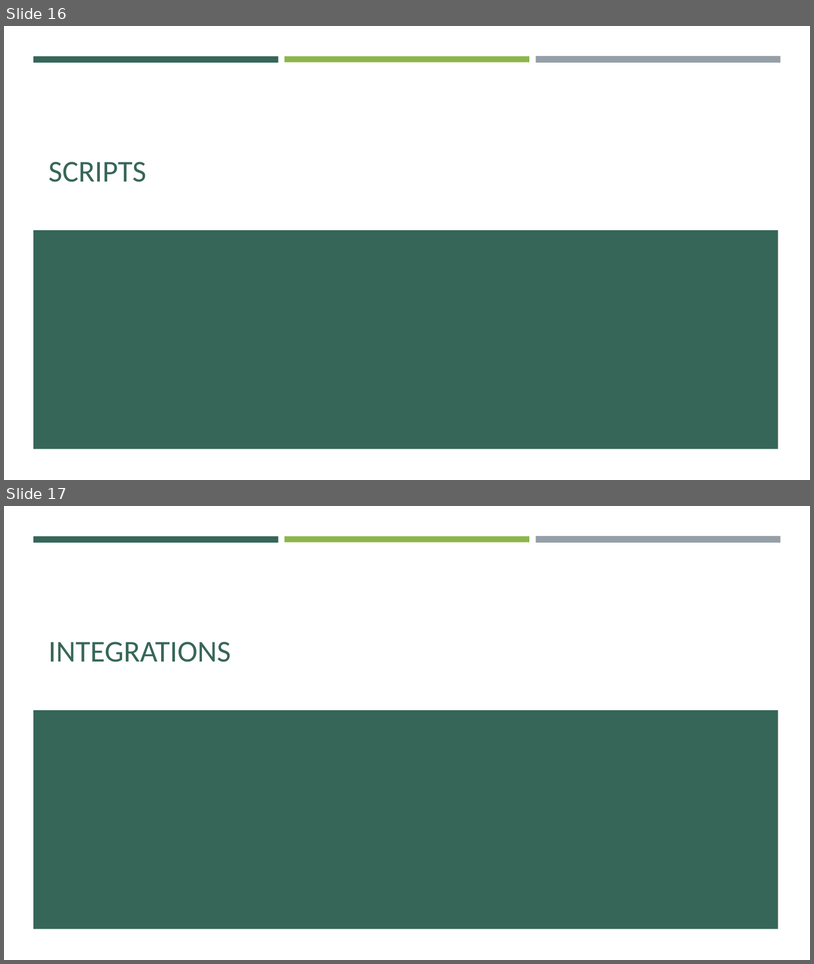
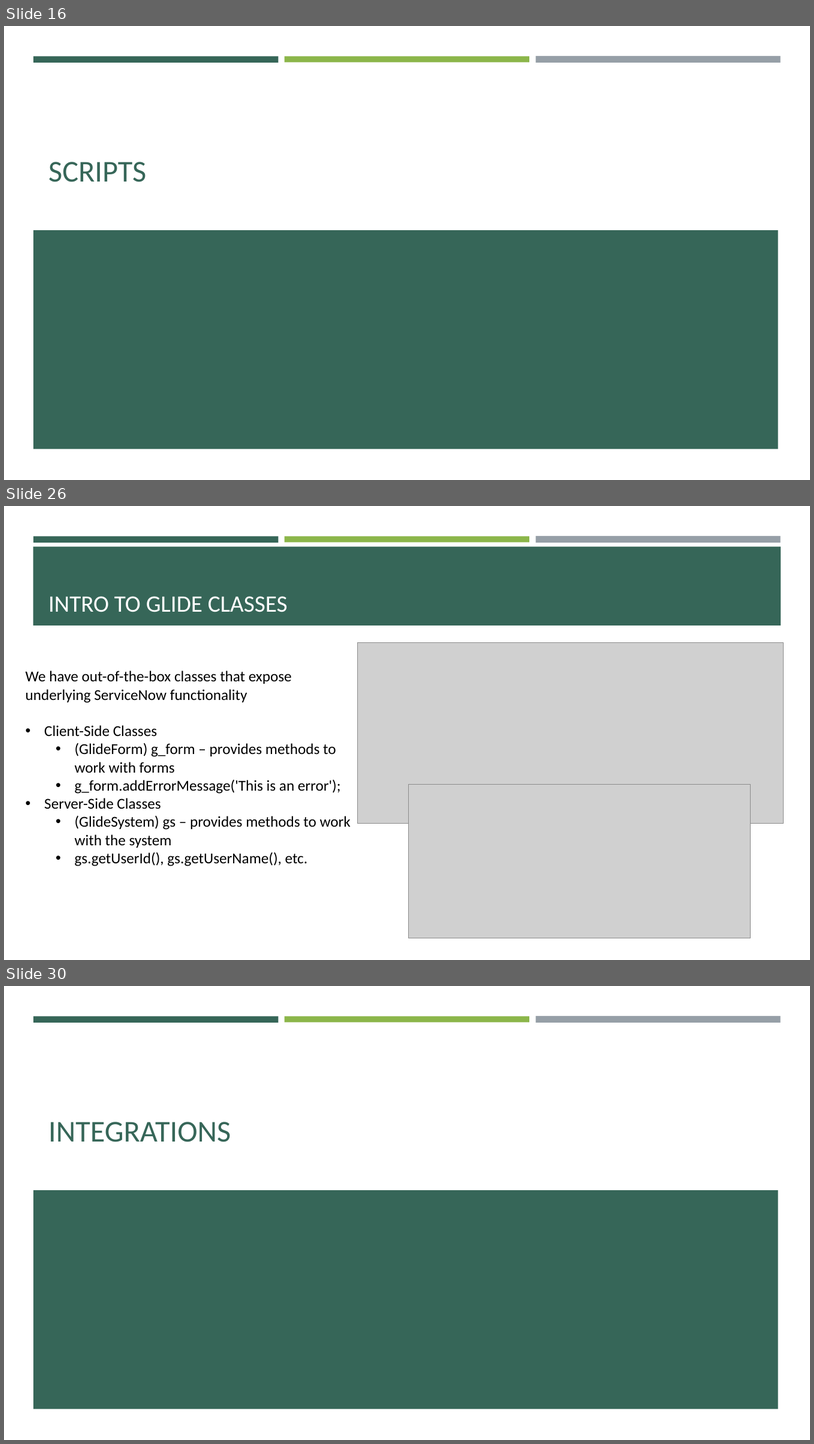
Before and after one commit to e-m-wilson/SNOW, a slide deck: Week_6/Data_Migration_&_Integration.pptx. Shown one above the other, each under a label of ours: slides 16 and 17 before the commit, slides 16, 26 and 30 after it; the slides between them are not shown. The pictures are 814x964 and 814x1444 pixels, drawn with LibreOffice and Linux fonts; fonts in the diff are those of the drawing; grey boxes stand for pictures. Boxes give left, top, right and bottom in pixels: in the first picture for what was removed or moved away, otherwise in the second. Text is boxed around its words. In the diff, an @@ line names an element or a change of style, - is before the commit and + after.

```diff
--- a/Week_6/Data_Migration_&_Integration.pptx
+++ b/Week_6/Data_Migration_&_Integration.pptx
@@ slide 26 added at (4, 506, 810, 960), background #FFFFFF; not listed: 3 template elements that a slide beside it also shows @@
@@ rectangle added at (33, 547, 782, 625), fill #366658 @@
@@ title added at (48, 596, 288, 612), 28 pt, text #FFFFFF @@
+INTRO TO GLIDE CLASSES
@@ picture added at (357, 643, 784, 823) @@
@@ text added at (26, 670, 351, 866), 18 pt, text #000000 @@
+We have out-of-the-box classes that expose underlying ServiceNow functionality
+• Client-Side Classes
+  • (GlideForm) g_form – provides methods to work with forms
+  • g_form.addErrorMessage('This is an error');
+• Server-Side Classes
+  • (GlideSystem) gs – provides methods to work with the system
+  • gs.getUserId(), gs.getUserName(), etc.
@@ picture added at (409, 784, 750, 939) @@
@@ what was slide 17 is now slide 30 @@
```
Also in this commit, not shown: 1 slide changed, 12 other slides added, 2 other files.
